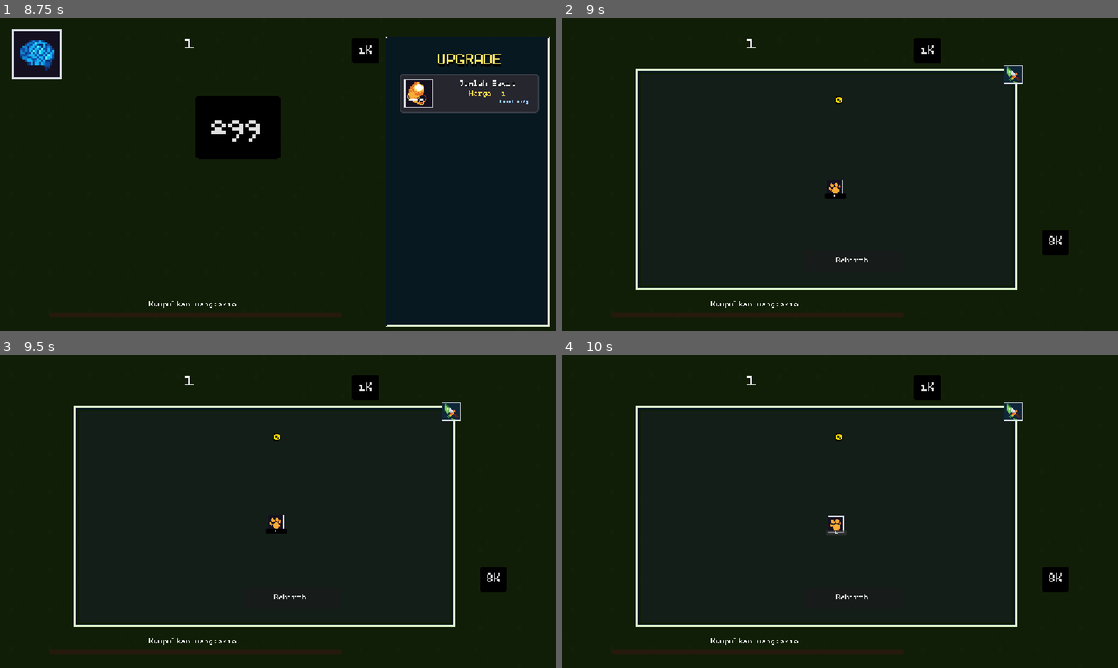
Above: before the commit, frames 1-4 (two rows, left to right).
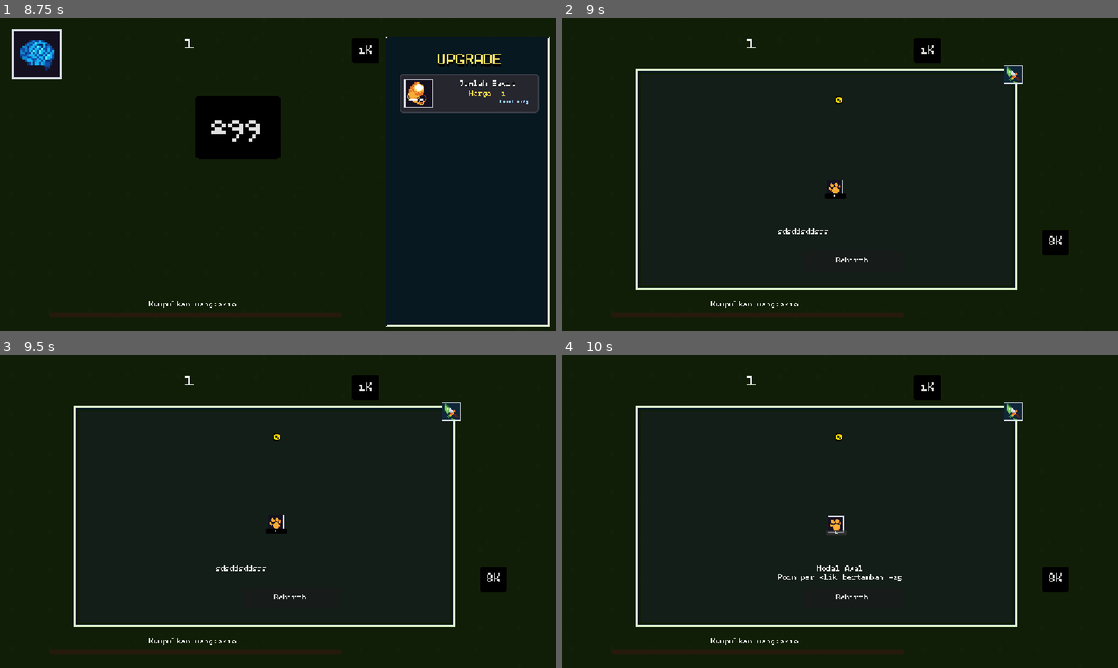
Above: after the commit, the same moments.

Repository: azizul987/Sawit-io
Game: Godot game, scene res://Scene/MainMenui.tscn
Same seed, same stepped clock (60 frames per second), same inputs: the game is played once before the commit and once after it. Sound files missing from this copy of the repository are replaced by a short silence.
Inputs (mouse positions are in pixels of both pictures, inside the frame that each line leads up to):
- Up to frame 1 (8.75 s): click "Mulai" at 0.5 s; tap Enter at 1.25 s; drag from (489, 274) to (444, 215) at 1.27 s; click "Tambah" at 2 s; click "Kembali" at 2.75 s; click "Mulai" at 3.5 s; drag from (472, 237) to (439, 180) at 4.27 s; move the mouse to (472, 237) at 5.02 s; hold Right (ui_right) 5.03-5.75 s; hold Q (zoom_in) 5.03-5.75 s; click (472, 237) at 5.17 s; click "Load" at 5.75 s; click "299" at 6.5 s; click "1K" at 7.25 s; click "8K" at 8 s
- Up to frame 2 (9 s): click (600, 55) at 8.75 s
- Up to frame 3 (9.5 s): no input
- Up to frame 4 (10 s): click "1" at 9.5 s

Frame 1 is identical in both runs. In frame 2, less than 0.1% of the frame differs, in the area x 38-48%, y 67-70%; in frame 3, less than 0.1%; in frame 4, 0.2%, in the area x 38-62%, y 67-73%.

Commit message:
add des skiil each level

Diff:
--- a/Logic/Data Templete/Data/Source/Skill.gd
+++ b/Logic/Data Templete/Data/Source/Skill.gd
@@ -13,6 +13,7 @@
 
 @export var id: String
 @export var skill_name: String
+@export var Description:String
 @export var max_level: int
 @export var tree_position: Vector2
 @export var required_skill_ids: Array[String] = []
@@ -24,3 +25,14 @@
 @export_category("Skill Effect")
 @export var effect_type: EffectType = EffectType.CLICK_POWER_ADD
 @export var effect_value: float = 5.0 # Efek bonus dari skill ini
+@export var level_descriptions: Array[String] = [] # Deskripsi per level (index 0 = level 1)
+
+# Kembalikan deskripsi sesuai level sekarang.
+# Kalau level 0 (belum dibeli) → pakai deskripsi level 1 sebagai preview.
+# Kalau sudah MAX → pakai deskripsi level terakhir.
+# Kalau level_descriptions kosong → kembalikan string kosong.
+func get_current_description() -> String:
+	if level_descriptions.is_empty():
+		return ""
+	var idx := clampi(level - 1, 0, level_descriptions.size() - 1)
+	return level_descriptions[idx]
--- a/Logic/Data Templete/Data/ress/Mission_Database.tres
+++ b/Logic/Data Templete/Data/ress/Mission_Database.tres
@@ -17,6 +17,13 @@
 description = "Tingkatkan Jumlah Sawit hingga level 5."
 target_value = 20.0
 
+[sub_resource type="Resource" id="Resource_svw8c"]
+script = ExtResource("1_missi")
+id = "next"
+reward_rebirth_point = 100
+target_value = 100.0
+metadata/_custom_type_script = "uid://bmq653g1ew6ah"
+
 [resource]
 script = ExtResource("2_db")
-missions = Array[ExtResource("1_missi")]([SubResource("Resource_m1"), SubResource("Resource_m2")])
+missions = Array[ExtResource("1_missi")]([SubResource("Resource_m1"), SubResource("Resource_m2"), SubResource("Resource_svw8c")])
--- a/Logic/Data Templete/Data/ress/Skill_Database_place.tres
+++ b/Logic/Data Templete/Data/ress/Skill_Database_place.tres
@@ -11,12 +11,13 @@
 [sub_resource type="Resource" id="Resource_center_benih_pertama"]
 script = ExtResource("2_ambdn")
 id = "center_benih_pertama"
-skill_name = "Benih Pertama"
-max_level = 1
+skill_name = "Modal Awal"
+max_level = 4
 is_open = true
 cost = Array[int]([1, 2, 3, 4])
 Icon = ExtResource("3_nqfhb")
-effect_value = 1.0
+effect_value = 25.0
+level_descriptions = Array[String](["Poin per klik bertambah +25", "Poin per klik bertambah +50", "Poin per klik bertambah +75", "Poin per klik bertambah +100"])
 metadata/_custom_type_script = "uid://dmslmeqer2n8d"
 
 [sub_resource type="Resource" id="Resource_prod_bibit_unggul"]
@@ -29,6 +30,7 @@
 cost = Array[int]([1, 2, 4, 8, 16])
 Icon = ExtResource("4_pope5")
 effect_value = 10.0
+level_descriptions = Array[String](["Poin per klik bertambah +10", "Poin per klik bertambah +20", "Poin per klik bertambah +30", "Poin per klik bertambah +40", "Poin per klik bertambah +50"])
 metadata/_custom_type_script = "uid://dmslmeqer2n8d"
 
 [sub_resource type="Resource" id="Resource_prod_panen_ganda"]
@@ -42,6 +44,7 @@
 Icon = ExtResource("5_w66aa")
 effect_type = 5
 effect_value = 15.0
+level_descriptions = Array[String](["15% peluang mendapat 2x poin setiap panen"])
 metadata/_custom_type_script = "uid://dmslmeqer2n8d"
 
 [sub_resource type="Resource" id="Resource_efi_diskon_tengkulak"]
@@ -54,6 +57,7 @@
 cost = Array[int]([1, 2, 4, 8, 16])
 Icon = ExtResource("6_37qqy")
 effect_type = 4
+level_descriptions = Array[String](["Diskon harga upgrade 5%", "Diskon harga upgrade 10%", "Diskon harga upgrade 15%", "Diskon harga upgrade 20%", "Diskon harga upgrade 25%"])
 metadata/_custom_type_script = "uid://dmslmeqer2n8d"
 
 [sub_resource type="Resource" id="Resource_efi_magnet_jangkauan"]
@@ -67,6 +71,7 @@
 Icon = ExtResource("7_0wu8a")
 effect_type = 6
 effect_value = 250.0
+level_descriptions = Array[String](["Klik 1 sawit ikut memanen pohon dalam radius +250", "Klik 1 sawit ikut memanen pohon dalam radius +500", "Klik 1 sawit ikut memanen pohon dalam radius +750"])
 metadata/_custom_type_script = "uid://dmslmeqer2n8d"
 
 [resource]
--- a/Logic/skrip/skiil_canvas.gd
+++ b/Logic/skrip/skiil_canvas.gd
@@ -1,5 +1,8 @@
 #@tool
 extends Control
+
+signal skill_hovered(teks: String)
+signal skill_unhovered
 
 @onready var templete_button=preload("res://Logic/object_For_skrip/tempelete_button.tscn")
 @export var  skill_database:skill_obj
@@ -65,6 +68,19 @@
 			line_progress_by_id[data.id] = 0.0
 
 		new_btn.get_node("Buy").pressed.connect(_on_skill_button_pressedd.bind(data.id))
+
+		# Hover: sambungkan signal masuk/keluar mouse ke func tooltip
+		image_btn.mouse_entered.connect(_on_skill_hovered.bind(data, new_btn))
+		image_btn.mouse_exited.connect(_on_skill_unhovered)
+		buy_btn.mouse_entered.connect(_on_skill_hovered.bind(data, new_btn))
+		buy_btn.mouse_exited.connect(_on_skill_unhovered)
+
+func _on_skill_hovered(data: skill, btn: Control) -> void:
+	skill_hovered.emit(data.skill_name + "\n" + data.get_current_description())
+
+func _on_skill_unhovered() -> void:
+	skill_unhovered.emit()
+
 func _draw() -> void	:
 	if skill_database == null:
 		return
@@ -144,6 +160,7 @@
 				opened_skill_ids.append(data.id)
 				unlock_skill_animated(data.id, new_btn)
 		queue_redraw()
+		Point.recalculate_stats()
 		SaveManager.save_skill_level(skill_database)
 		SaveManager.save_game()
 	else:
--- a/Ui/mision_menu.gd
+++ b/Ui/mision_menu.gd
@@ -13,7 +13,7 @@
 	var Mision_Type = misi_database.get_mision(Point.idx_mision_now)
 	if mision_comparator(Mision_Type)&&!is_max():
 		Point.idx_mision_now+=1
-		Point.rebirth_point+=1
+		Point.rebirth_point+=Mision_Type.reward_rebirth_point
 		progress_bar.max_value=mision.get_mision(Point.idx_mision_now).target_value
 	progress_bar.value=Point.total_point_earned
 	update_label(mision.get_mision(Point.idx_mision_now))
--- a/Ui/skill_tree_ui.gd
+++ b/Ui/skill_tree_ui.gd
@@ -1,6 +1,8 @@
 extends Control
 
 @onready var rebirth_point_label: Label = $CanvasLayer/MarginContainer/RebirthPointLabel
+@onready var deskripsi_skill_perlevel: Label = $CanvasLayer/Deskripsi_Skill_Perlevel
+
 func _ready() -> void:
 	visibility_changed.connect(func():
 		Point.is_skill_tree_open = visible
@@ -10,6 +12,15 @@
 	Point.is_skill_tree_open = visible
 	if has_node("CanvasLayer"):
 		$CanvasLayer.visible = visible
+
+	# Sambungkan signal hover dari SkiilCanvas ke label deskripsi
+	var canvas = $"SubViewportContainer/SubViewport/Skill Tree/Canvas/SkiilCanvas"
+	canvas.skill_hovered.connect(func(teks: String):
+		deskripsi_skill_perlevel.text = teks
+	)
+	canvas.skill_unhovered.connect(func():
+		deskripsi_skill_perlevel.text = ""
+	)
 
 func eksekusi_rebirth() -> void:
 	Point.point = 1.0
--- a/Ui/skill_tree_ui.tscn
+++ b/Ui/skill_tree_ui.tscn
@@ -89,6 +89,14 @@
 offset_bottom = 525.0
 text = "Rebirth"
 
+[node name="Deskripsi_Skill_Perlevel" type="Label" parent="CanvasLayer" unique_id=725906494]
+offset_left = 448.0
+offset_top = 436.0
+offset_right = 488.0
+offset_bottom = 451.0
+text = "sdsddsddsds"
+horizontal_alignment = 1
+
 [node name="Exit" type="TextureButton" parent="." unique_id=293348174]
 layout_mode = 1
 anchors_preset = 8
